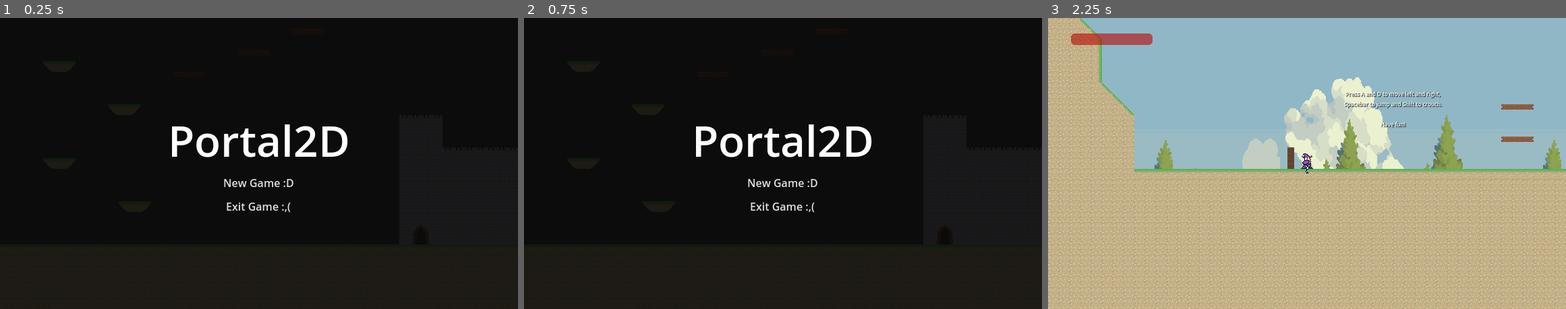
Above: before the commit, frames 1-3 (left to right).
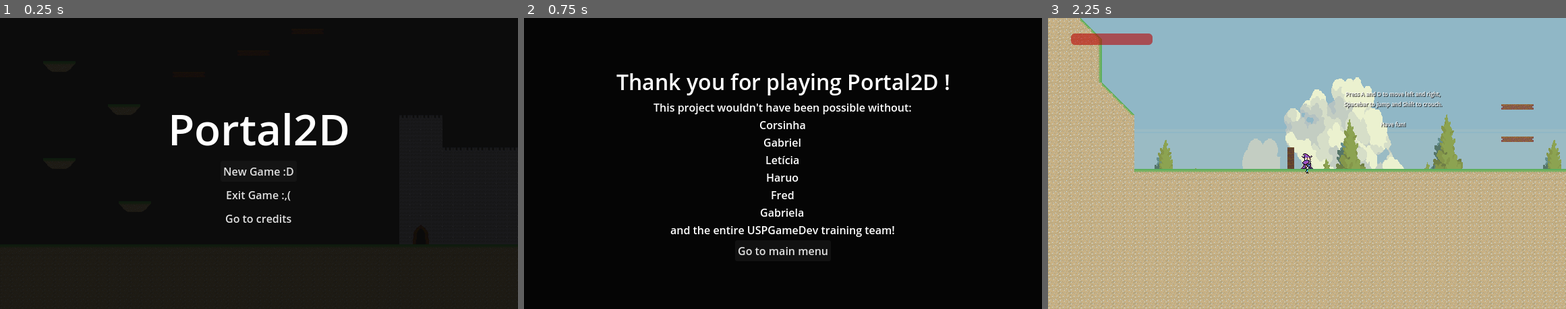
Above: after the commit, the same moments.

Repository: haruo-gabriel/portal2d
Game: Godot game, scene res://interface/scenes/main_menu/main_menu.tscn
The game is run twice, just before and just after one commit, with the same random seed, the same clock (stepped at 60 frames per second) and the same inputs.
Inputs (mouse positions are in pixels of both pictures, inside the frame that each line leads up to):
- Up to frame 1 (0.25 s): no input
- Up to frame 2 (0.75 s): click (783, 218) at 0.5 s, where only the run after the commit has a clickable "Go to credits"
- Up to frame 3 (2.25 s): click (1307, 250) at 1.25 s, where only the run after the commit has a clickable "Go to main menu"; click "New Game :D" at 2 s

The runs differ from the first frame. In frame 1, 2.8% of the frame differs, in the area x 33-68%, y 32-71%; in frame 2, 21%, in the area x 0-100%, y 15-100%; in frame 3, nothing differs.

Commit message:
Fixing interface

Diff:
--- a/godot project/interface/scenes/ending_credits/ending_credits.gd
+++ b/godot project/interface/scenes/ending_credits/ending_credits.gd
@@ -8,3 +8,6 @@
 	audio_manager = AudioManager.new()
 	add_child(audio_manager)
 	audio_manager.fade_in(main_menu_music, 4.0)
+
+func _on_button_pressed():
+	get_tree().change_scene_to_file("res://interface/scenes/main_menu/main_menu.tscn")
--- a/godot project/interface/scenes/ending_credits/ending_credits.tscn
+++ b/godot project/interface/scenes/ending_credits/ending_credits.tscn
@@ -50,11 +50,10 @@
 layout_mode = 2
 size_flags_horizontal = 4
 size_flags_vertical = 6
-text = "Thank you for playing Portal 2D!"
+text = "Thank you for playing Portal2D !"
 label_settings = SubResource("LabelSettings_ijkpe")
 horizontal_alignment = 1
 vertical_alignment = 1
-uppercase = true
 
 [node name="Credits" type="Label" parent="VBoxContainer"]
 layout_mode = 2
@@ -71,3 +70,10 @@
 label_settings = SubResource("LabelSettings_dntry")
 horizontal_alignment = 1
 vertical_alignment = 1
+
+[node name="Button" type="Button" parent="VBoxContainer"]
+layout_mode = 2
+size_flags_horizontal = 4
+text = "Go to main menu"
+
+[connection signal="pressed" from="VBoxContainer/Button" to="." method="_on_button_pressed"]
--- a/godot project/interface/scenes/main_menu/main_menu.gd
+++ b/godot project/interface/scenes/main_menu/main_menu.gd
@@ -16,3 +16,6 @@
 
 func _on_exit_button_pressed():
 	get_tree().quit()
+
+func _on_credits_button_pressed():
+	get_tree().change_scene_to_file("res://interface/scenes/ending_credits/ending_credits.tscn")
--- a/godot project/interface/scenes/main_menu/main_menu.tscn
+++ b/godot project/interface/scenes/main_menu/main_menu.tscn
@@ -62,7 +62,6 @@
 layout_mode = 2
 size_flags_horizontal = 4
 text = "New Game :D"
-flat = true
 
 [node name="ExitButton" type="Button" parent="VBoxContainer"]
 layout_mode = 2
@@ -70,5 +69,12 @@
 text = "Exit Game :,("
 flat = true
 
+[node name="CreditsButton" type="Button" parent="VBoxContainer"]
+layout_mode = 2
+size_flags_horizontal = 4
+text = "Go to credits"
+flat = true
+
 [connection signal="pressed" from="VBoxContainer/NewGameButton" to="." method="_on_new_game_button_pressed"]
 [connection signal="pressed" from="VBoxContainer/ExitButton" to="." method="_on_exit_button_pressed"]
+[connection signal="pressed" from="VBoxContainer/CreditsButton" to="." method="_on_credits_button_pressed"]
--- a/godot project/interface/scenes/pause/pause.gd
+++ b/godot project/interface/scenes/pause/pause.gd
@@ -8,7 +8,10 @@
 	visible = false
 
 func _on_quit_button_pressed():
-	get_tree().quit()
+	#get_tree().quit()
+	get_tree().paused = false
+	visible = false
+	get_tree().change_scene_to_file("res://interface/scenes/main_menu/main_menu.tscn")
 
 func _on_music_slider_value_changed(value):
 	AudioServer.set_bus_volume_db(MUSIC_BUS_ID, linear_to_db(value))
